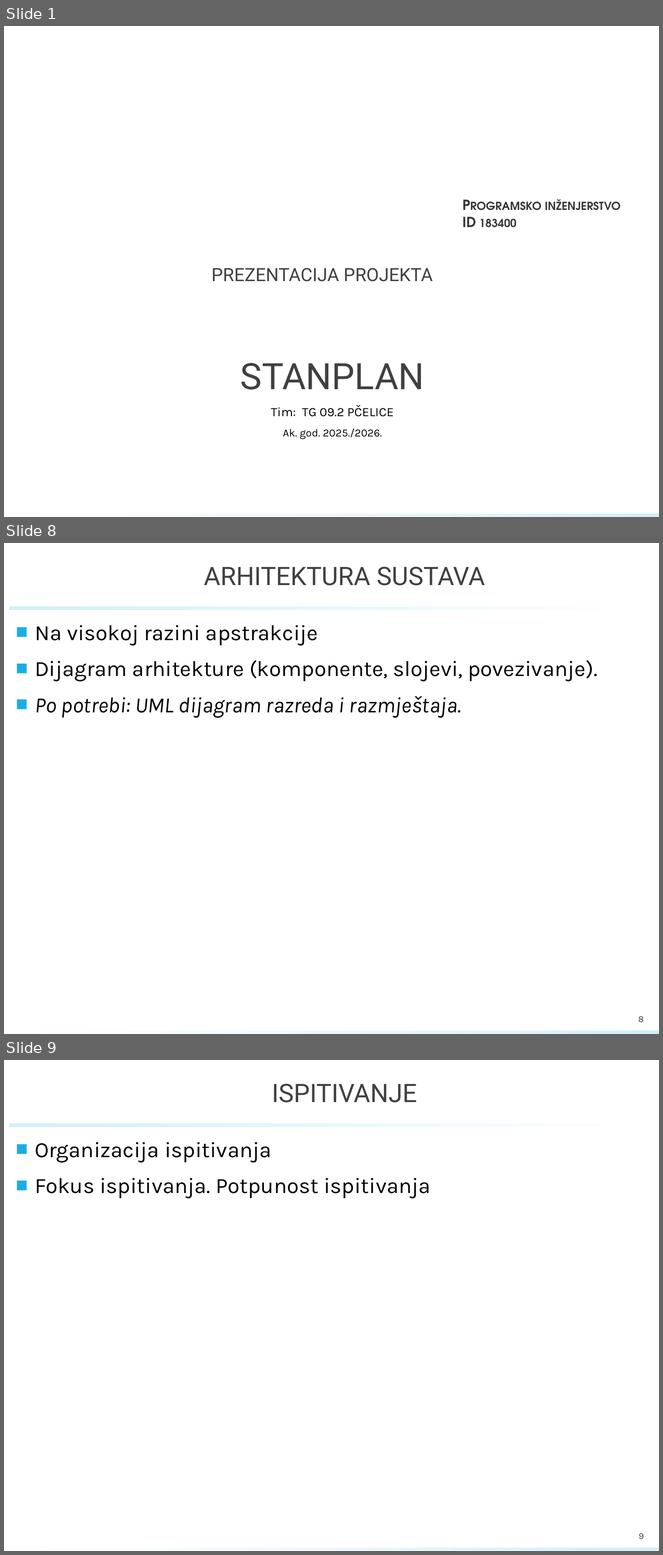
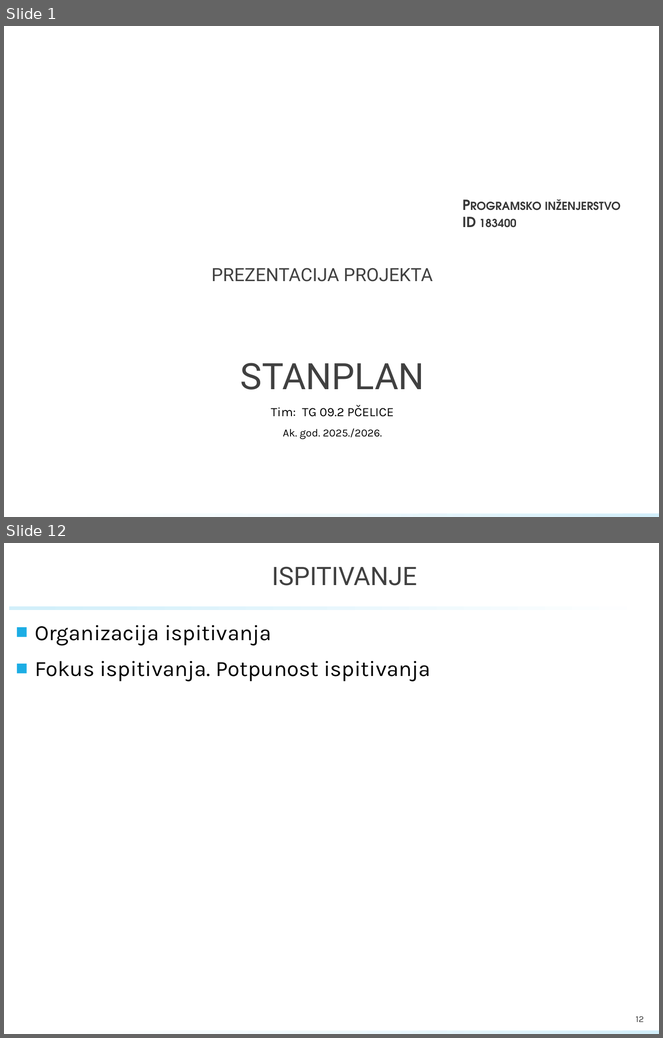
Before and after one commit to Luka-Sever/StambPravo, a slide deck: PROINZ_TG09.2_StanPlan.pptx. Shown one above the other, each under a label of ours: slides 1, 8 and 9 before the commit, slides 1 and 12 after it; the slides between them are not shown. The pictures are 663x1555 and 663x1038 pixels, drawn with LibreOffice and Linux fonts; fonts in the diff are those of the drawing; background and template pictures are left out. Boxes give left, top, right and bottom in pixels: in the first picture for what was removed or moved away, otherwise in the second. Text is boxed around its words. In the diff, an @@ line names an element or a change of style, - is before the commit and + after.

```diff
--- a/PROINZ_TG09.2_StanPlan.pptx
+++ b/PROINZ_TG09.2_StanPlan.pptx
@@ slide 8 removed at [4,543,659,1034], background #FFFFFF; not listed: 2 template elements that a slide beside it also shows @@
@@ title removed at [204,566,485,586] @@
-ARHITEKTURA SUSTAVA
@@ text removed at [35,625,597,718] @@
-■ Na visokoj razini apstrakcije
-■ Dijagram arhitekture (komponente, slojevi, povezivanje).
-■ Po potrebi: UML dijagram razreda i razmještaja.
@@ page number removed at [638,1017,644,1022] @@
-8
@@ what was slide 9 is now slide 12 @@
@@ page number at [636,1017,644,1022]: text changed @@
-9
+12
```
Also in this commit, not shown: 4 slides changed, 7 slides added, 3 other slides removed.
